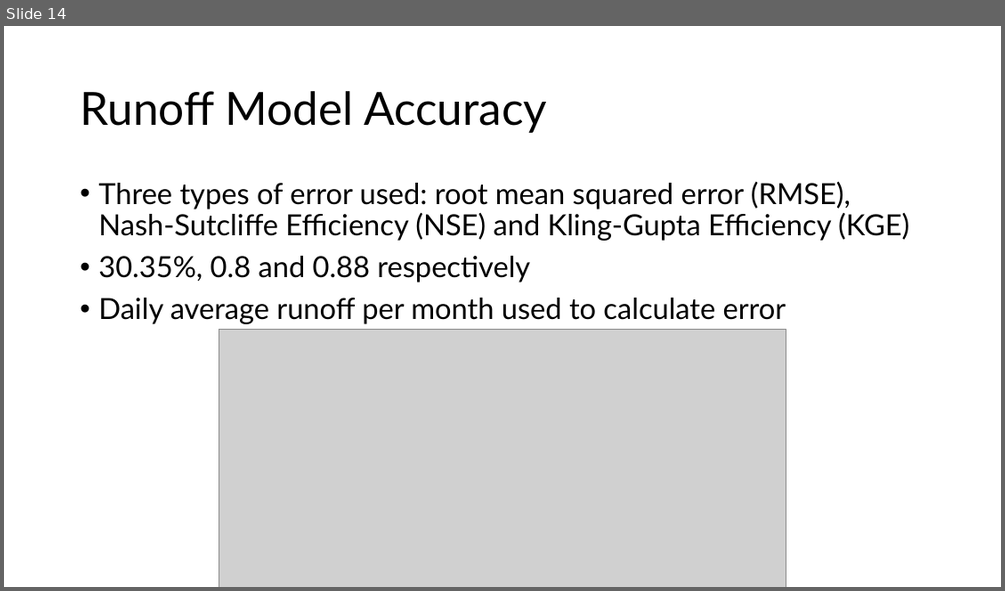
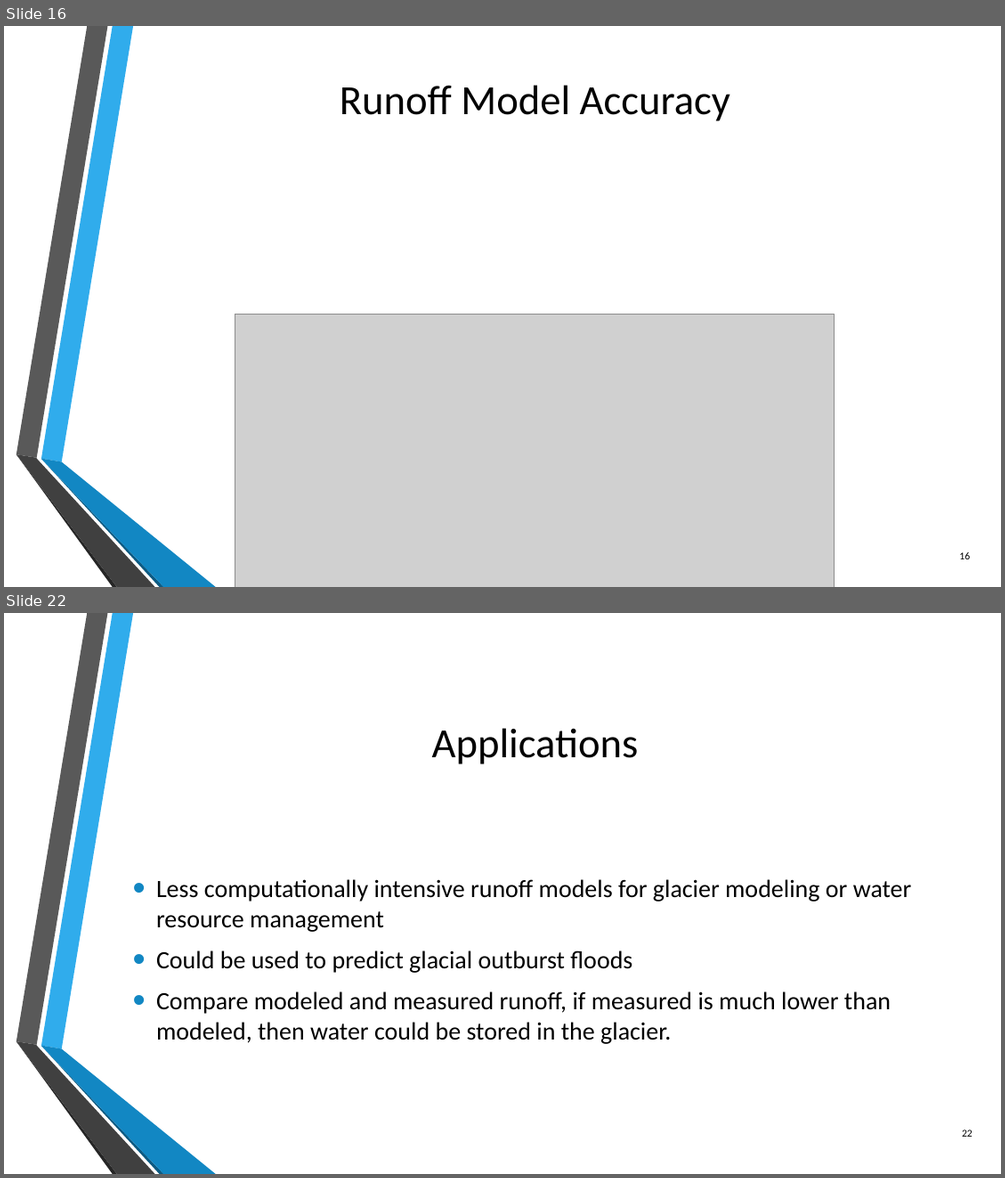
Before and after one commit to kstone3/Senior-Thesis, a slide deck: Thesis/thesis_defense.pptx. Shown one above the other, each under a label of ours: slide 14 before the commit, slides 16 and 22 after it; the slides between them are not shown. The pictures are 1005x591 and 1005x1178 pixels, drawn with LibreOffice and Linux fonts; fonts in the diff are those of the drawing; grey boxes stand for pictures; background and template pictures are left out. Boxes give left, top, right and bottom in pixels: in the first picture for what was removed or moved away, otherwise in the second. Text is boxed around its words. In the diff, an @@ line names an element or a change of style, - is before the commit and + after.

```diff
--- a/Thesis/thesis_defense.pptx
+++ b/Thesis/thesis_defense.pptx
@@ slide 22 added at <box>4,613,1001,1174</box>, background picture (left out); not listed: 6 template elements that a slide beside it also shows @@
@@ title added at <box>432,728,639,764</box>, 40 pt, text #000000 @@
+Applications
@@ text added at <box>156,879,912,1044</box>, 24 pt, text #000000 @@
+• Less computationally intensive runoff models for glacier modeling or water resource management
+• Could be used to predict glacial outburst floods
+• Compare modeled and measured runoff, if measured is much lower than modeled, then water could be stored in the glacier.
@@ page number added at <box>962,1129,972,1136</box>, 10 pt, text #000000 @@
+22
@@ what was slide 14 is now slide 16 @@
@@ slide 16 changed as well @@
@@ title "Runoff Model Accuracy": place and size @@
-title "Runoff Model Accuracy" at <box>80,91,547,133</box>
+title "Runoff Model Accuracy" at <box>340,85,730,121</box>
@@ title "Runoff Model Accuracy" at <box>340,85,730,121</box>: size 44 to 40 pt, font Lato to Calibri; alignment left to centre; line spacing 0.9 to 1 @@
@@ text removed at <box>98,182,909,324</box> @@
-• Three types of error used: root mean squared error (RMSE), Nash-Sutcliffe Efficiency (NSE) and Kling-Gupta Efficiency (KGE)
-• 30.35%, 0.8 and 0.88 respectively
-• Daily average runoff per month used to calculate error
@@ picture: place and size @@
-picture at <box>219,329,786,587</box>
+picture at <box>235,314,834,587</box>
@@ group added at <box>16,26,216,587</box>: 6 freeform shapes @@
@@ page number added at <box>959,552,970,559</box>, 10 pt, text #000000 @@
+16
```
Also in this commit, not shown: 12 other slides changed, 13 other slides added, 4 slides removed, 16 other files.
